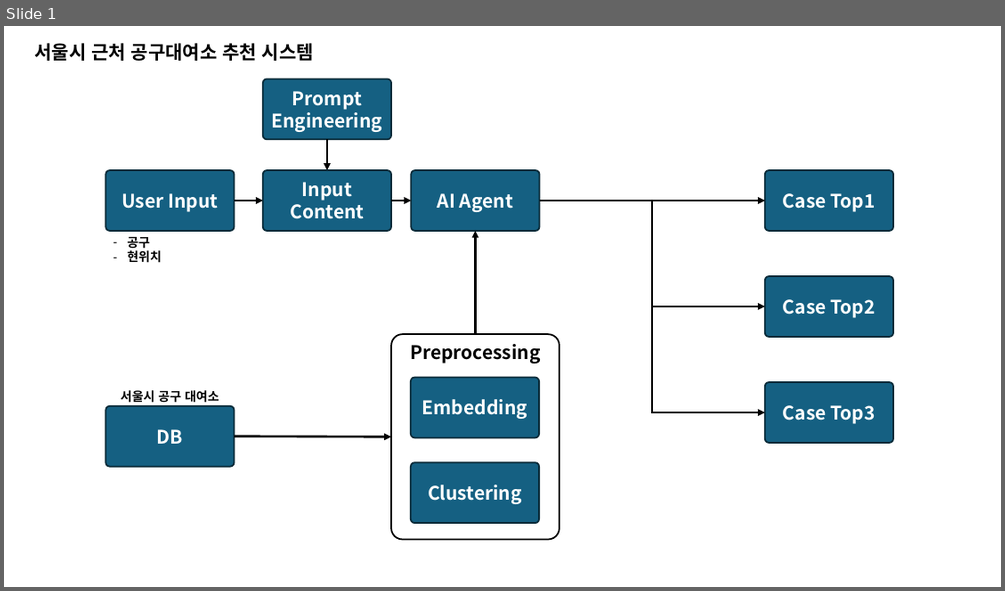
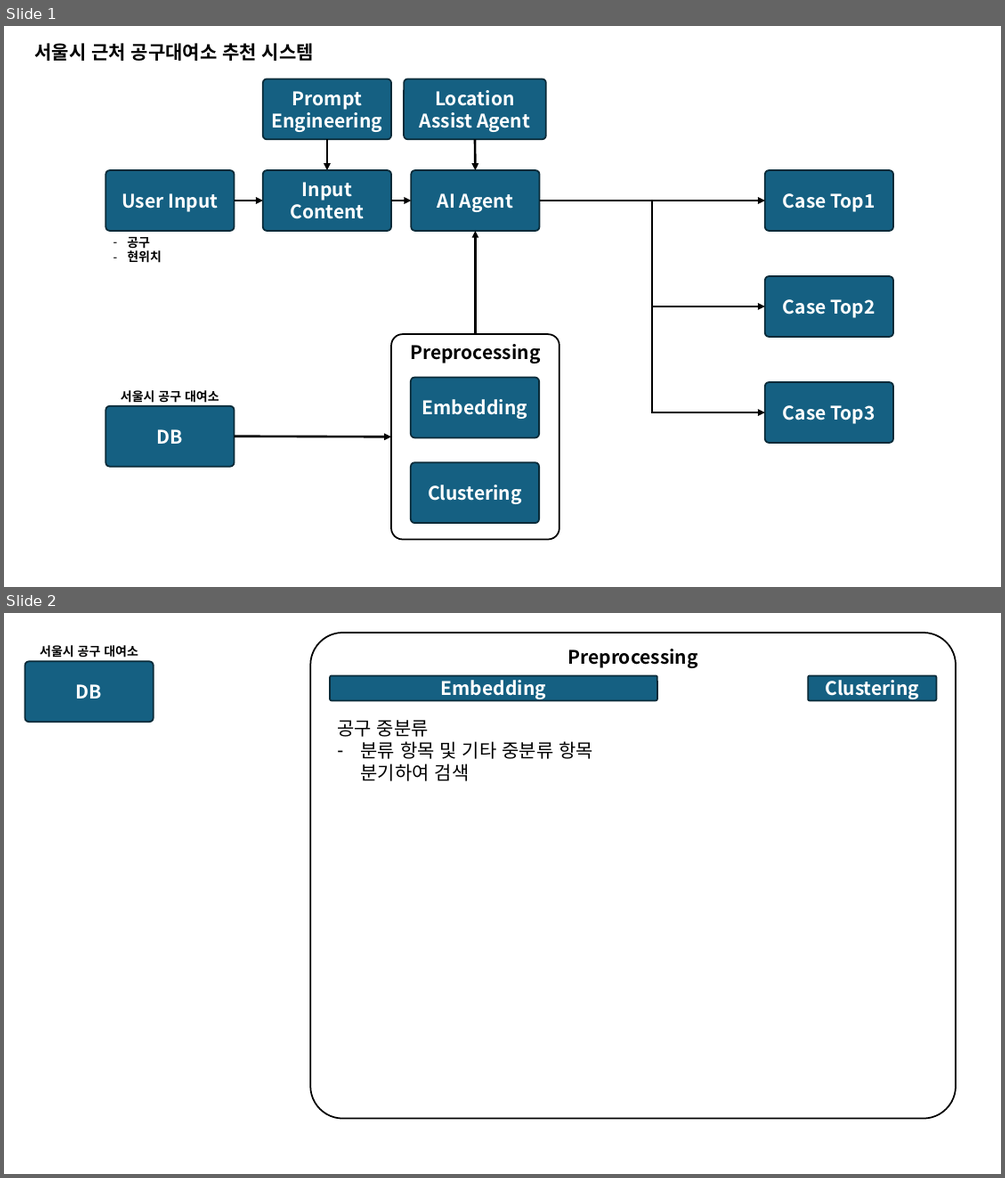
Before and after one commit to jellybee02/LLM_Research, a slide deck: LLM_FlowChart.pptx. Shown one above the other, each under a label of ours: slide 1 before the commit, slides 1 and 2 after it. The pictures are 1005x591 and 1005x1178 pixels, drawn with LibreOffice and Linux fonts; fonts in the diff are those of the drawing. Boxes give left, top, right and bottom in pixels: in the first picture for what was removed or moved away, otherwise in the second. Text is boxed around its words. In the diff, an @@ line names an element or a change of style, - is before the commit and + after.

```diff
--- a/LLM_FlowChart.pptx
+++ b/LLM_FlowChart.pptx
@@ slide 2 added at [4,613,1001,1174], background #FFFFFF @@
@@ rounded rectangle added at [310,633,956,1119], outline #000000 1.5 pt, 18 pt, text #000000, bold @@
+Preprocessing
@@ rounded rectangle added at [25,662,154,722], fill #156082, outline #092A39 1.5 pt, 18 pt, text #FFFFFF, bold @@
+DB
@@ text added at [40,645,138,657], 12 pt, text #000000, bold @@
+서울시 공구 대여소
@@ rounded rectangle added at [330,676,657,700], fill #156082, outline #092A39 1.5 pt, 18 pt, text #FFFFFF, bold @@
+Embedding
@@ rounded rectangle added at [808,676,937,700], fill #156082, outline #092A39 1.5 pt, 18 pt, text #FFFFFF, bold @@
+Clustering
@@ text added at [337,720,593,781], 18 pt, text #000000 @@
+공구 중분류
+– 분류 항목 및 기타 중분류 항목
+  분기하여 검색
@@ slide 1 changed as well @@
@@ rounded rectangle added at [404,79,546,140], fill #156082, outline #092A39 1.5 pt, 18 pt, text #FFFFFF, bold @@
+Location Assist Agent
@@ arrow added from (475, 140) to (475, 170), #000000 2.25 pt @@
```
Also in this commit, not shown: 6 other files.
